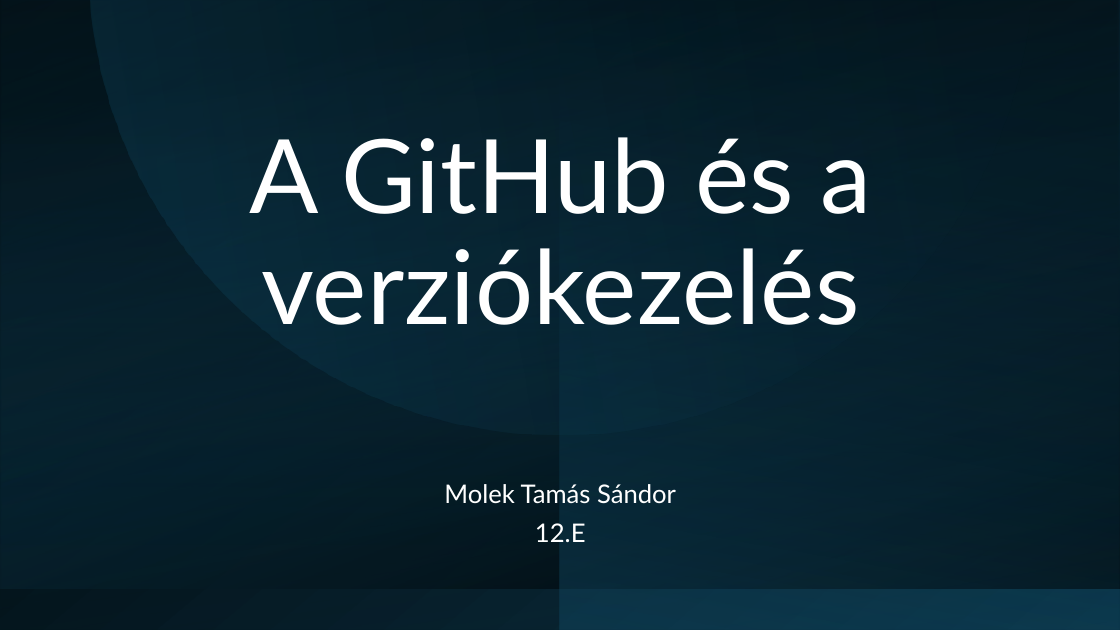
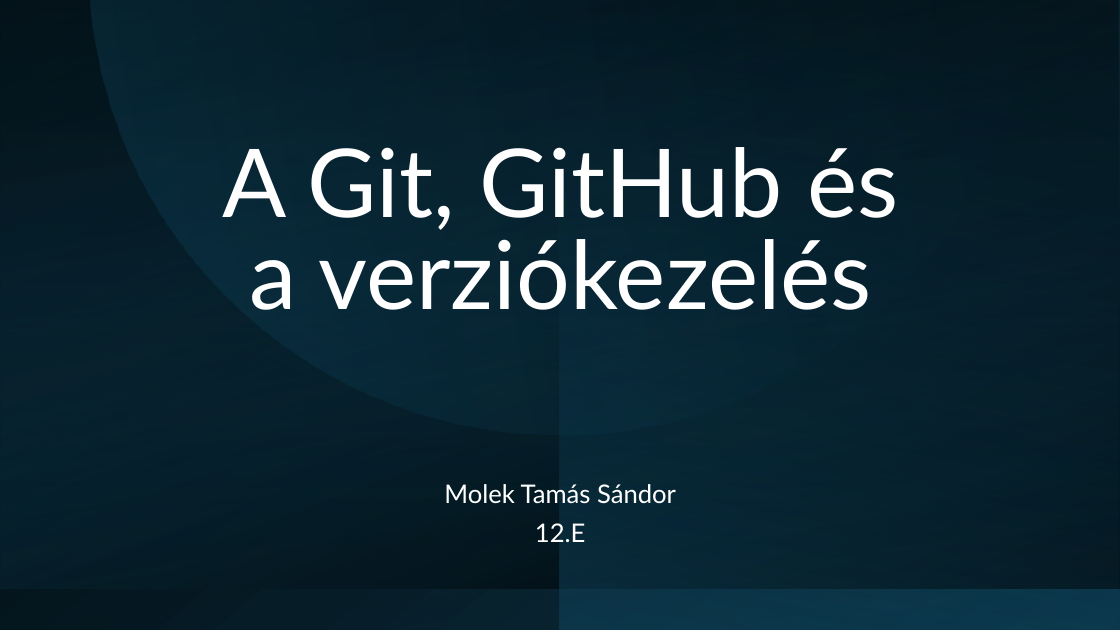
Before and after one commit to Maho-Yoshino/School_Notes, a slide deck: slide 1 of 2025-2026/IKT/github/Github.pptx. Drawn at 1120x630 pixels with LibreOffice and Linux fonts; fonts in the diff are those of the drawing. Boxes give left, top, right and bottom in pixels: in the first picture for what was removed or moved away, otherwise in the second. Text is boxed around its words. In the diff, an @@ line names an element or a change of style, - is before the commit and + after.

```diff
--- a/2025-2026/IKT/github/Github.pptx
+++ b/2025-2026/IKT/github/Github.pptx
@@ freeform shape at (91, 0, 1029, 434): outline redrawn @@
@@ title at (222, 147, 898, 310): text changed; size 88 to 81.4 pt @@
-A GitHub és a verziókezelés
+A Git, GitHub és a verziókezelés
```
Also in this commit, not shown: 7 other slides changed, 5 slides added, 2 slides removed, 1 other file.
